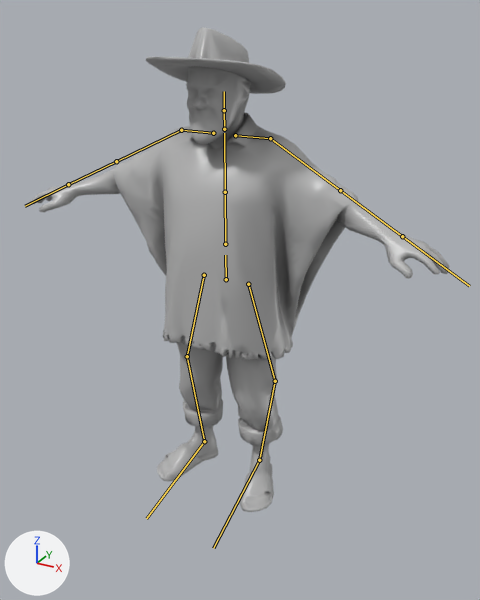
The glTF model app/story/models/campesino.glb, before and after one commit.
Rendered twice from a 50 mm lens placed at (1.166, -1.961, 1.816), pointed at (0.109, -0.038, 0.855). Arrows for +X, +Y and +Z are at lower left; the lights stay in place. The older version comes first. The bones that bend it are drawn over the model as lines.

Names of what the first picture shows: 'CampesinoMejorHecho'.
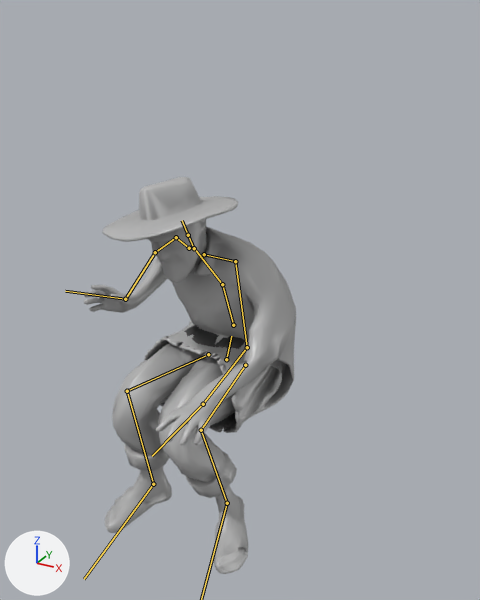
The newer file adds an action. The first version stands in its rest pose; the second is drawn at frame 20 of the action 'Sit'.

The edits, one by one:
Bone 'hips' (bone_hips) moves from (0.0, 0.0, 0.0) to (0.001, -0.343, -0.001).
Bone 'hips' (bone_hips) turns from (0, 0, 0) to (-26, -11, 6) degrees about its own x, y and z.
Bone 'spine' (bone_spine) turns from (0, 0, 0) to (40, -4, -6) degrees about its own x, y and z.
Bone 'chest' (bone_chest) turns from (0, 0, 0) to (21, -4, -2) degrees about its own x, y and z.
Bone 'neck' (bone_neck) turns from (0, 0, 0) to (-12, 13, -5) degrees about its own x, y and z.
Bone 'head' (bone_head) turns from (0, 0, 0) to (-5, 12, 3) degrees about its own x, y and z.
Bone 'shoulder.L' (bone_shoulder_l) turns from (0, 0, 0) to (-10, 3, 14) degrees about its own x, y and z.
Bone 'upper_arm.L' (bone_upper_arm_l) turns from (0, 0, 0) to (-25, -11, -40) degrees about its own x, y and z.
Bone 'forearm.L' (bone_forearm_l) turns from (0, 0, 0) to (-13, -26, -38) degrees about its own x, y and z.
Bone 'hand.L' (bone_hand_l) turns from (0, 0, 0) to (10, 53, -6) degrees about its own x, y and z.
Bone 'shoulder.R' (bone_shoulder_r) turns from (0, 0, 0) to (-10, -3, -12) degrees about its own x, y and z.
Bone 'upper_arm.R' (bone_upper_arm_r) turns from (0, 0, 0) to (-3, -39, 12) degrees about its own x, y and z.
Bone 'forearm.R' (bone_forearm_r) turns from (0, 0, 0) to (4, 58, 100) degrees about its own x, y and z.
Bone 'hand.R' (bone_hand_r) turns from (0, 0, 0) to (25, -23, 48) degrees about its own x, y and z.
Bone 'thigh.L' (bone_thigh_l) turns from (0, 0, 0) to (-53, -22, -3) degrees about its own x, y and z.
Bone 'shin.L' (bone_shin_l) turns from (0, 0, 0) to (90, 8, -42) degrees about its own x, y and z.
Bone 'foot.L' (bone_foot_l) turns from (0, 0, 0) to (5, -16, 11) degrees about its own x, y and z.
Bone 'thigh.R' (bone_thigh_r) turns from (0, 0, 0) to (-63, 17, 1) degrees about its own x, y and z.
Bone 'shin.R' (bone_shin_r) turns from (0, 0, 0) to (87, -5, 27) degrees about its own x, y and z.
Bone 'foot.R' (bone_foot_r) turns from (0, 0, 0) to (16, 3, -9) degrees about its own x, y and z.

Changed parts and their boxes (x1, y1, x2, y2) in the pictures (480 x 600 px):
'CampesinoMejorHecho', posed (49% narrower, 18% shorter)
    before: (30, 27, 450, 512)
    after: (83, 177, 296, 574)
bone 'hips', root to tip
    before: (226, 279) to (225, 255)
    after: (226, 359) to (231, 336)
bone 'spine', root to tip
    before: (225, 244) to (225, 192)
    after: (233, 325) to (222, 284)
bone 'chest', root to tip
    before: (225, 192) to (224, 133)
    after: (222, 284) to (196, 250)
bone 'neck', root to tip
    before: (224, 129) to (224, 110)
    after: (194, 248) to (188, 235)
bone 'head', root to tip
    before: (224, 110) to (224, 91)
    after: (188, 235) to (182, 220)
bone 'shoulder.L', root to tip
    before: (235, 135) to (270, 138)
    after: (204, 254) to (235, 261)
bone 'upper_arm.L', root to tip
    before: (270, 138) to (340, 190)
    after: (235, 261) to (247, 347)
bone 'forearm.L', root to tip
    before: (340, 190) to (402, 236)
    after: (247, 347) to (203, 404)
bone 'hand.L', root to tip
    before: (402, 236) to (469, 286)
    after: (203, 404) to (152, 456)
bone 'shoulder.R', root to tip
    before: (213, 133) to (181, 130)
    after: (189, 248) to (176, 237)
bone 'upper_arm.R', root to tip
    before: (181, 130) to (116, 161)
    after: (176, 237) to (155, 252)
bone 'forearm.R', root to tip
    before: (116, 161) to (68, 184)
    after: (155, 252) to (125, 299)
bone 'hand.R', root to tip
    before: (68, 184) to (25, 206)
    after: (125, 299) to (65, 291)
bone 'thigh.L', root to tip
    before: (248, 284) to (275, 381)
    after: (245, 365) to (201, 430)
bone 'shin.L', root to tip
    before: (275, 381) to (259, 460)
    after: (201, 430) to (227, 503)
bone 'thigh.R', root to tip
    before: (204, 275) to (187, 356)
    after: (208, 354) to (127, 391)
bone 'shin.R', root to tip
    before: (187, 356) to (204, 441)
    after: (127, 391) to (153, 484)
bone 'foot.R', root to tip
    before: (204, 441) to (146, 518)
    after: (153, 484) to (84, 579)
